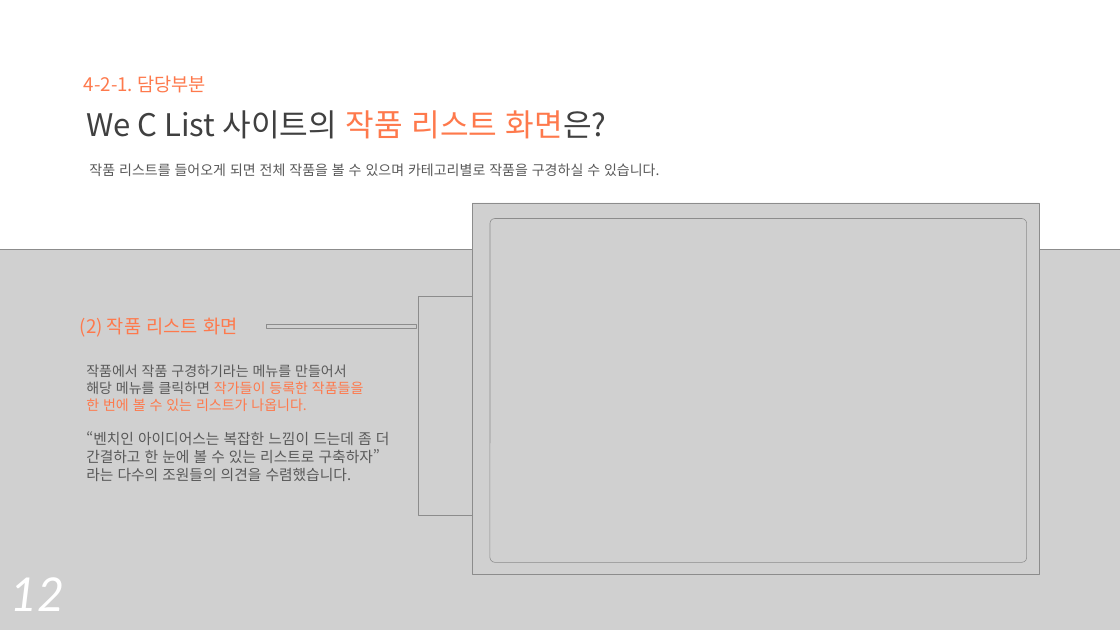
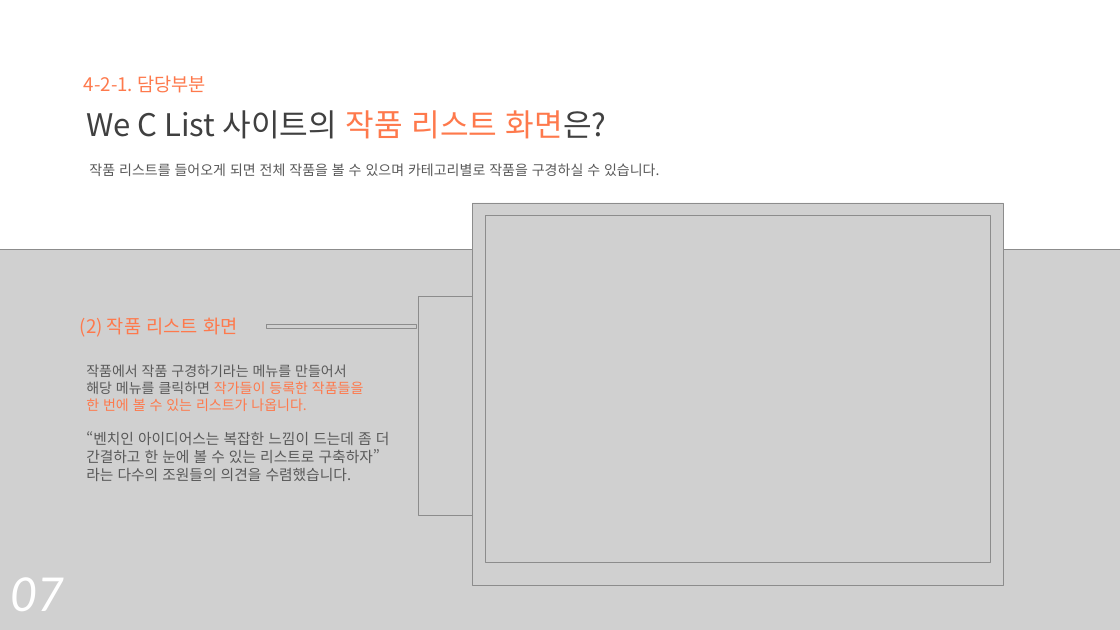
Before and after one commit to chominsub/chominsub, a slide deck: slide 8 of 조민섭_포트폴리오.pptx. Drawn at 1120x630 pixels with LibreOffice and Linux fonts; fonts in the diff are those of the drawing; grey boxes stand for pictures. Boxes give left, top, right and bottom in pixels: in the first picture for what was removed or moved away, otherwise in the second. Text is boxed around its words. In the diff, an @@ line names an element or a change of style, - is before the commit and + after.

```diff
--- a/조민섭_포트폴리오.pptx
+++ b/조민섭_포트폴리오.pptx
@@ picture: place and size @@
-picture at [473,203,1039,574]
+picture at [473,203,1004,585]
@@ picture: place and size @@
-picture at [490,218,1026,562]
+picture at [485,215,991,562]
@@ text at [10,578,64,611]: text changed @@
-12
+07
```
Also in this commit, not shown: 10 other slides changed.
